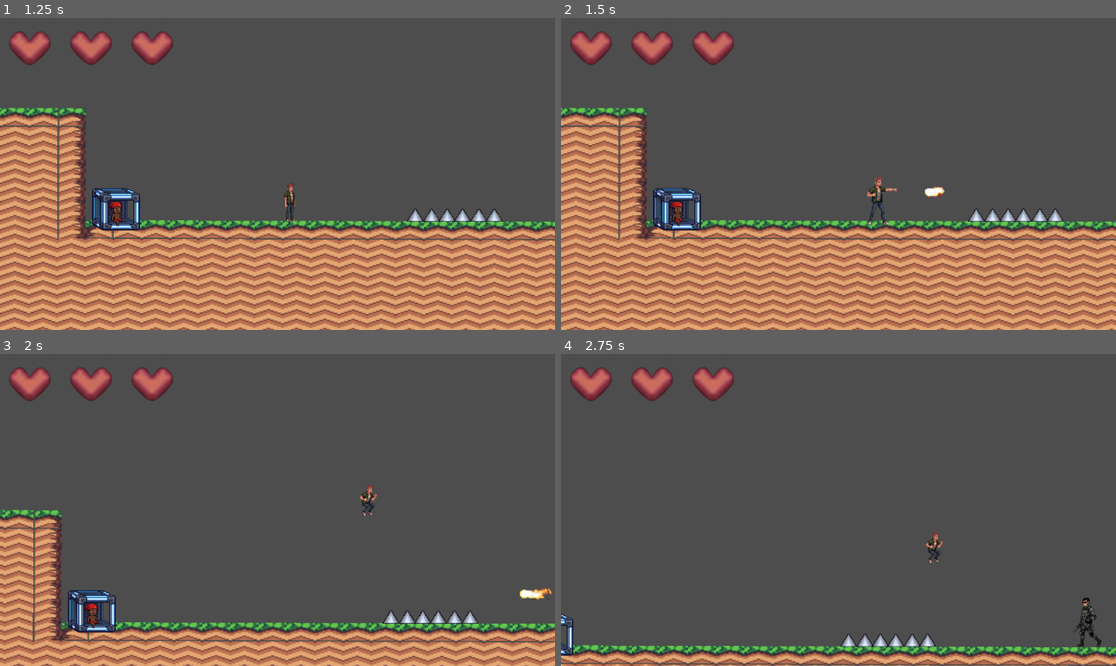
Above: before the commit, frames 1-4 (two rows, left to right).
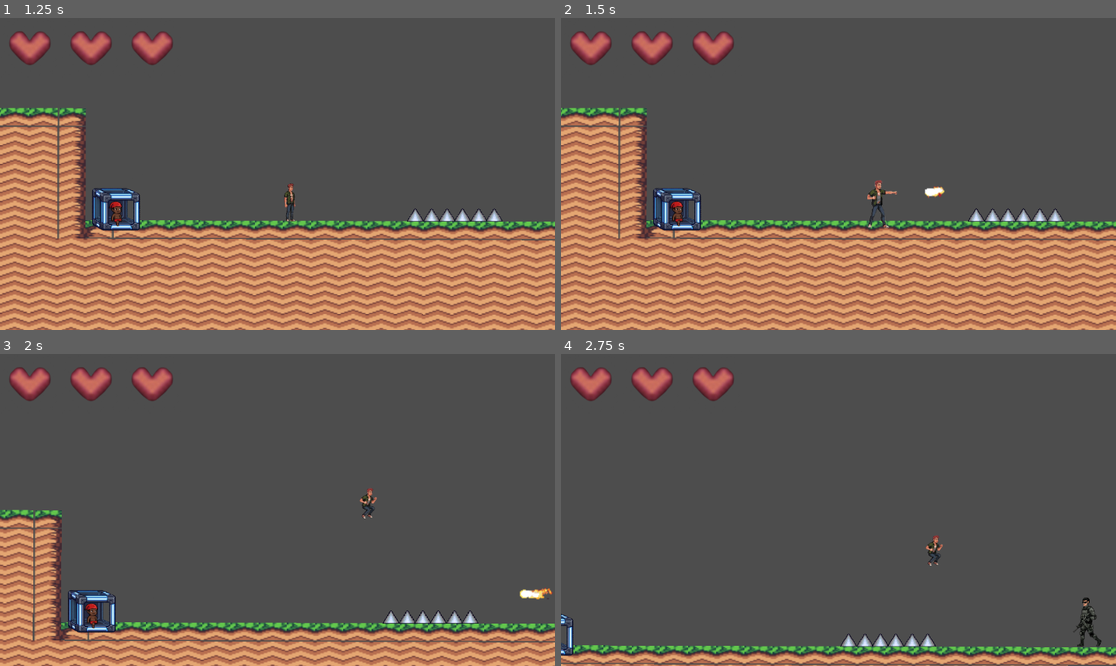
Above: after the commit, the same moments.

Repository: C4rloSegundo/jogo-folclore
Game: Godot game, scene res://menu.tscn
Same seed, same stepped clock (60 frames per second), same inputs: the game is played once before the commit and once after it.
Inputs:
- Up to frame 1 (1.25 s): click "JOGAR" at 0.5 s
- Up to frame 2 (1.5 s): hold D (direita) from 1.28 s (still down); hold F (interagir) from 1.28 s (still down); tap K (atacar) at 1.35 s
- Up to frame 3 (2 s): keep holding D (direita); keep holding F (interagir); tap Space (pular) at 1.52, 1.82 s
- Up to frame 4 (2.75 s): keep holding D (direita); release F (interagir) at 2.03 s; tap F (interagir) at 2.1 s; tap Space (pular) at 2.27, 2.3, 2.57 s

Frame 1 is identical in both runs. In frame 2, 0.2% of the frame differs, in the area x 55-61%, y 51-68%; in frame 3, 0.2%; in frame 4, 0.2%.

Commit message:
personagem com pulo duplo recebido do saci

Diff:
--- a/curumin.gd
+++ b/curumin.gd
@@ -9,8 +9,11 @@
 # --- Estado ---
 var vida_max: int = 3
 var vida_atual: int = 3
-var ultimo_checkpoint_pos: Vector2
 var esta_invencivel: bool = false
+
+# Variáveis de Pulo Duplo
+var tem_pulo_duplo: bool = false
+var pulos_realizados: int = 0
 
 signal saude_mudou(vida_atual: int)
 
@@ -21,95 +24,82 @@
 @onready var timer_invencibilidade: Timer = $TimerInvencibilidade
 @onready var ponto_tiro: Marker2D = get_node_or_null("PontoTiro")
 
+# NOVO: Referência às partículas (Crie o nó na cena!)
+@onready var fumaça_pulo: CPUParticles2D = get_node_or_null("ParticulaPulo")
+
 func _ready():
 	vida_atual = vida_max
-	ultimo_checkpoint_pos = global_position
-
-	if not ponto_tiro:
-		print("ERRO: O nó 'PontoTiro' (Marker2D) não foi encontrado!")
-
-	if shape_ataque:
-		shape_ataque.disabled = true
+	if shape_ataque: shape_ataque.disabled = true
 	add_to_group("jogador")
 
 func _physics_process(delta: float):
 
 	if not is_on_floor():
 		velocity.y += GRAVIDADE * delta
+	else:
+		pulos_realizados = 0 # Reseta os pulos ao tocar no chão
 
-	if Input.is_action_just_pressed("pular") and is_on_floor():
-		velocity.y = FORCA_PULO
+	# --- SISTEMA DE PULO DUPLO ---
+	if Input.is_action_just_pressed("pular"):
 
+		# Pulo 1: Chão
+		if is_on_floor():
+			velocity.y = FORCA_PULO
+			pulos_realizados = 1
+
+		# Pulo 2: Ar (Pulo Duplo)
+		elif tem_pulo_duplo and pulos_realizados < 2:
+			velocity.y = FORCA_PULO
+			pulos_realizados += 1
+
+			# EFEITO VISUAL DO PULO DUPLO
+			if fumaça_pulo:
+				fumaça_pulo.restart() # Reinicia a explosão de partículas
+				fumaça_pulo.emitting = true
+
+	# --- Movimento ---
 	var direcao = Input.get_axis("esquerda", "direita")
 	velocity.x = direcao * VELOCIDADE_ANDAR
 
-	# --- SISTEMA DE VIRAR TUDO ---
-	if direcao > 0: # Direita
+	# Virar Sprite... (código igual ao anterior)
+	if direcao > 0:
 		sprite.flip_h = false
+		if hitbox_ataque: hitbox_ataque.position.x = abs(hitbox_ataque.position.x)
+		if ponto_tiro: ponto_tiro.position.x = abs(ponto_tiro.position.x)
+	elif direcao < 0:
+		sprite.flip_h = true
+		if hitbox_ataque: hitbox_ataque.position.x = -abs(hitbox_ataque.position.x)
+		if ponto_tiro: ponto_tiro.position.x = -abs(ponto_tiro.position.x)
 
-		# Empurra Hitbox para a direita
-		if hitbox_ataque:
-			hitbox_ataque.position.x = abs(hitbox_ataque.position.x)
-
-		# Empurra Mira para a direita (Valor Positivo)
-		if ponto_tiro:
-			ponto_tiro.position.x = abs(ponto_tiro.position.x)
-
-	elif direcao < 0: # Esquerda
-		sprite.flip_h = true
-
-		# Empurra Hitbox para a esquerda
-		if hitbox_ataque:
-			hitbox_ataque.position.x = -abs(hitbox_ataque.position.x)
-
-		# Empurra Mira para a esquerda (Valor Negativo)
-		if ponto_tiro:
-			ponto_tiro.position.x = -abs(ponto_tiro.position.x)
-
-	# --- Ataque ---
+	# Ataque... (código igual ao anterior)
 	if Input.is_action_just_pressed("atacar"):
 		sprite.play("atacando")
-		sprite.position.y = 0
-		if shape_ataque:
-			shape_ataque.disabled = false
-
-		# Dispara a bola
+		if shape_ataque: shape_ataque.disabled = false
 		criar_bola_de_fogo()
 
 	elif sprite.animation != "atacando" or not sprite.is_playing():
-		if shape_ataque:
-			shape_ataque.disabled = true
-
+		if shape_ataque: shape_ataque.disabled = true
 		if not is_on_floor(): sprite.play("pulando")
 		elif direcao != 0: sprite.play("andando")
 		else: sprite.play("parado")
 
 	move_and_slide()
 
-# --- FUNÇÃO DE TIRO ---
+# --- Função chamada pelo Saci ---
+func desbloquear_pulo_duplo():
+	tem_pulo_duplo = true
+	print("PODER RECEBIDO: Pulo Duplo Ativado!")
+
+# ... (Resto das funções criar_bola_de_fogo, levar_dano, etc. continuam iguais) ...
 func criar_bola_de_fogo():
-	if not ponto_tiro:
-		print("ERRO: PontoTiro não encontrado!")
-		return
+	if not ponto_tiro: return
+	var nova_bola = CENA_BOLA_FOGO.instantiate()
+	if sprite.flip_h: nova_bola.direcao = -1
+	else: nova_bola.direcao = 1
+	nova_bola.top_level = true
+	nova_bola.global_position = ponto_tiro.global_position
+	get_parent().add_child(nova_bola)
 
-	var nova_bola = CENA_BOLA_FOGO.instantiate()
-
-	# 1. Direção
-	if sprite.flip_h:
-		nova_bola.direcao = -1
-	else:
-		nova_bola.direcao = 1
-
-	# 2. O SEGREDO MÁXIMO (Top Level + Marker2D)
-	# O top_level faz a bola ignorar escalas estranhas do cenário
-	nova_bola.top_level = true
-
-	# A global_position pega a coordenada exata do pixel da tua mira no mundo
-	nova_bola.global_position = ponto_tiro.global_position
-
-	# 3. Adiciona ao mundo
-	get_parent().add_child(nova_bola)
-# ... (Resto das funções de dano mantidas iguais) ...
 func levar_dano(dano: int):
 	if esta_invencivel: return
 	vida_atual -= dano
--- a/personagem.tscn
+++ b/personagem.tscn
@@ -125,5 +125,19 @@
 [node name="PontoTiro" type="Marker2D" parent="curumin"]
 position = Vector2(31, 19)
 
+[node name="ParticulaPulo" type="CPUParticles2D" parent="curumin"]
+emitting = false
+amount = 15
+lifetime = 0.5
+one_shot = true
+explosiveness = 1.0
+direction = Vector2(0, 1)
+spread = 90.0
+gravity = Vector2(0, 0)
+initial_velocity_min = 50.0
+initial_velocity_max = 100.0
+scale_amount_min = 5.0
+scale_amount_max = 5.0
+
 [connection signal="body_entered" from="curumin/Hitboxataque" to="curumin" method="_on_hitbox_ataque_area_entered"]
 [connection signal="timeout" from="curumin/TimerInvencibilidade" to="curumin" method="_on_timer_invencibilidade_timeout"]
--- a/saci_npc.gd
+++ b/saci_npc.gd
@@ -4,33 +4,33 @@
 var pode_interagir: bool = false
 var dialogo_ativo: bool = false
 var indice_frase: int = 0
+var jogador_ref: Node2D = null # Guardamos quem é o jogador para dar o poder depois
 
-# --- O Diálogo ---
+# --- O Novo Diálogo (Ajustado) ---
 @export var lista_falas: Array[String] = [
-	"Saci: Ei! Psiu! Você aí!",
-	"Saci: Estou preso nesta jaula mágica.",
-	"Saci: Dizem que só uma chave de ouro pode abrir.",
-	"Saci: Se você me ajudar, dou-te um presente!"
+	"Saci: Opa! Finalmente uma alma viva por aqui!",
+	"Saci: Eu sou o Saci Pererê, o guardião desta mata.",
+	"Saci: Fui preso nesta jaula por caçadores malvados...",
+	"Saci: Ei, quem é você? Parece um guerreiro forte.",
+	"Saci: Escuta... Se você conseguir abrir esta jaula...",
+	"Saci: Prometo que uso minha magia para te ajudar na jornada!",
+
 ]
 
 # --- Referências ---
 @onready var label_aviso: Label = $Label
-
-# CORREÇÃO AQUI: Removemos o "CanvasLayer" do caminho
-# Agora a caixa é filha direta do Saci
 @onready var caixa_dialogo: Control = $CaixaDialogo
 @onready var texto_dialogo: Label = $CaixaDialogo/TextoDialogo
 
 func _ready():
-	# Começa tudo escondido
+	# Começa tudo escondido e garante que o balão fica na frente
 	label_aviso.visible = false
 	caixa_dialogo.visible = false
-
-	# Dica Pro: Garante que o balão apareça na frente de tudo (z-index)
-	caixa_dialogo.z_index = 10
+	caixa_dialogo.z_index = 20 # Número alto para ficar na frente de tudo
 
 func _unhandled_input(event):
 	if event.is_action_pressed("interagir"):
+		# Inicia ou Avança
 		if pode_interagir and not dialogo_ativo:
 			iniciar_dialogo()
 		elif dialogo_ativo:
@@ -43,32 +43,48 @@
 	caixa_dialogo.visible = true
 	label_aviso.visible = false
 
+	# Mostra a primeira frase
 	texto_dialogo.text = lista_falas[indice_frase]
 
 func avancar_dialogo():
 	indice_frase += 1
+
+	# Verifica se ainda tem falas
 	if indice_frase < lista_falas.size():
 		texto_dialogo.text = lista_falas[indice_frase]
 	else:
-		fechar_dialogo()
+		fechar_dialogo_e_libertar()
 
-func fechar_dialogo():
+func fechar_dialogo_e_libertar():
 	dialogo_ativo = false
 	caixa_dialogo.visible = false
-	if pode_interagir:
-		label_aviso.visible = true
+
+	print("Saci: Obrigado! Aqui está o meu presente...")
+
+	# 1. Dá o poder ao jogador (Pulo Duplo)
+	if jogador_ref and jogador_ref.has_method("desbloquear_pulo_duplo"):
+		jogador_ref.desbloquear_pulo_duplo()
+
+	# 2. Efeito de sumir (Opcional: Pode colocar particulas ou som aqui)
+	await get_tree().create_timer(0.5).timeout
+
+	# 3. Saci vai embora
+	queue_free()
 
 # --- SINAIS ---
-
 func _on_body_entered(body):
 	if body.is_in_group("jogador"):
 		pode_interagir = true
+		jogador_ref = body # Guarda a referência do jogador para usar no final
 		if not dialogo_ativo:
 			label_aviso.visible = true
 
 func _on_body_exited(body):
 	if body.is_in_group("jogador"):
 		pode_interagir = false
+		jogador_ref = null
 		label_aviso.visible = false
 		if dialogo_ativo:
-			fechar_dialogo()
+			# Se sair no meio, apenas fecha a janela, não liberta o Saci
+			dialogo_ativo = false
+			caixa_dialogo.visible = false
